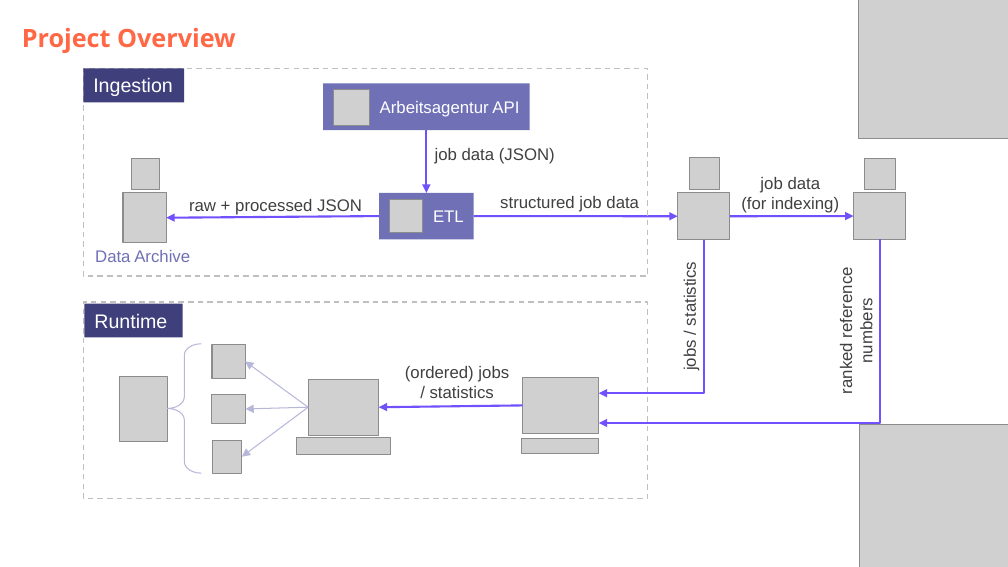
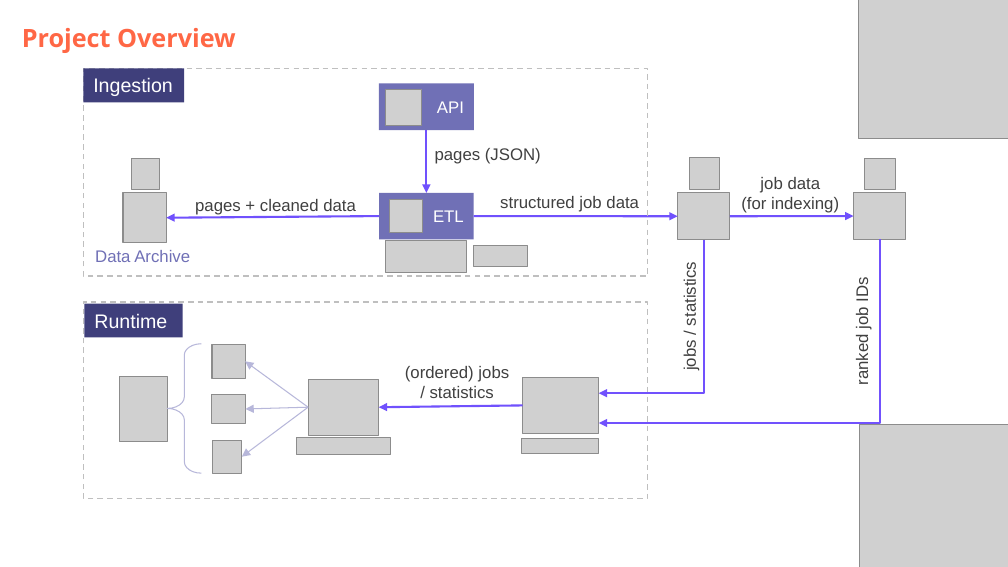
Before and after one commit to DataScientest-Studio/jun26bde-job-market, a slide deck: slide 17 of docs/defence/Defence.pptx (slide 3 before the commit). Drawn at 1008x567 pixels with LibreOffice and Linux fonts; fonts in the diff are those of the drawing; grey boxes stand for pictures; background and template pictures are left out. Boxes give left, top, right and bottom in pixels: in the first picture for what was removed or moved away, otherwise in the second. Text is boxed around its words. In the diff, an @@ line names an element or a change of style, - is before the commit and + after.

```diff
--- a/docs/defence/Defence.pptx
+++ b/docs/defence/Defence.pptx
@@ rectangle "API": place and size @@
-rectangle "API" at <box>323,84,529,130</box>
+rectangle "API" at <box>379,84,474,130</box>
@@ picture: place and size @@
-picture at <box>334,90,370,126</box>
+picture at <box>386,89,422,125</box>
@@ text in rectangle at <box>437,101,464,113</box>: text changed @@
-Arbeitsagentur API
+API
@@ text at <box>435,148,541,164</box>: text changed @@
-job data (JSON)
+pages (JSON)
@@ text at <box>195,199,356,216</box>: text changed @@
-raw + processed JSON
+pages + cleaned data
@@ picture added at <box>386,241,468,272</box> @@
@@ picture added at <box>474,246,528,267</box> @@
@@ text at <box>853,279,872,384</box>: text changed @@
-ranked reference numbers
+ranked job IDs
```
Also in this commit, not shown: 8 other slides changed, 5 slides added, 4 slides removed, 2 other files.
